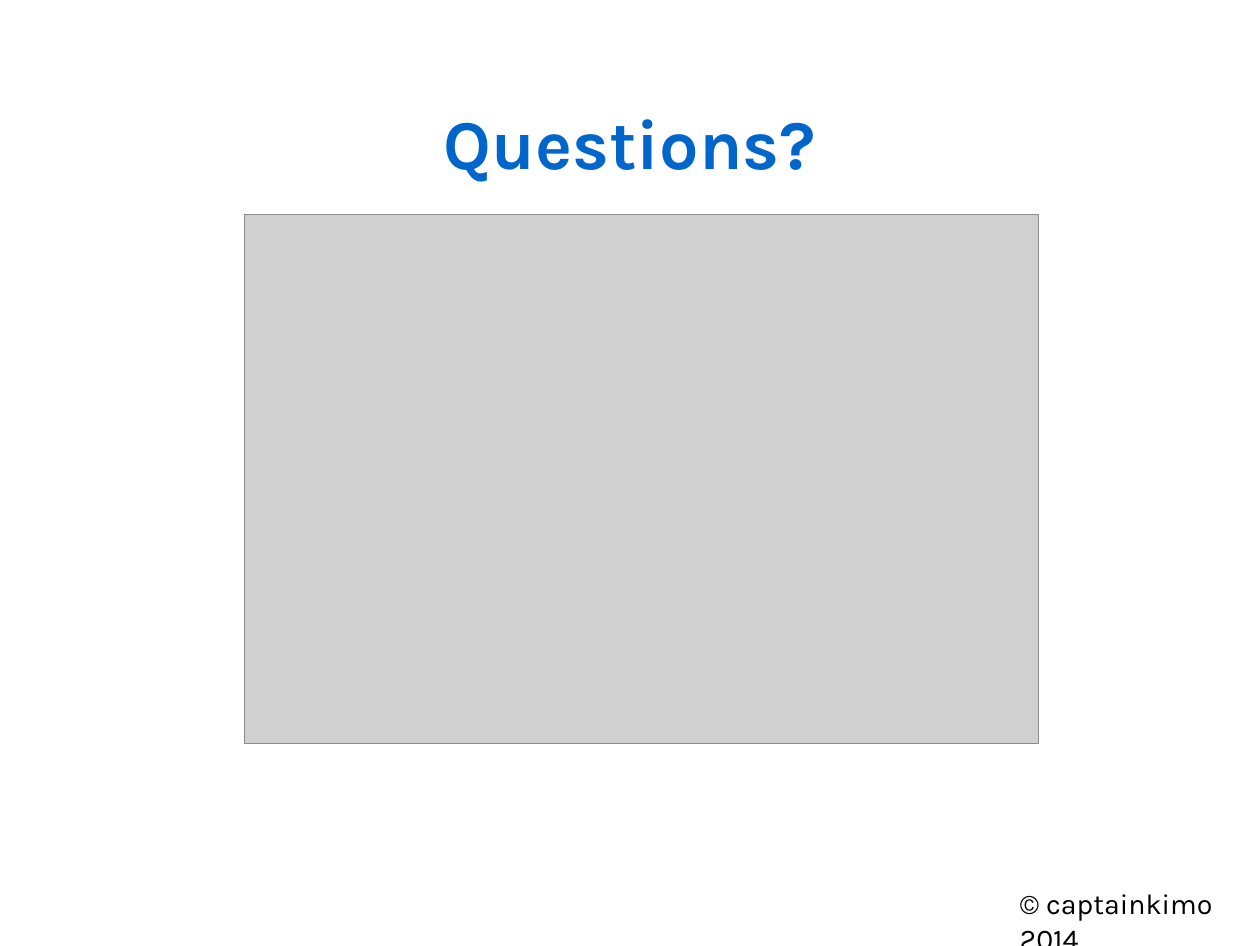
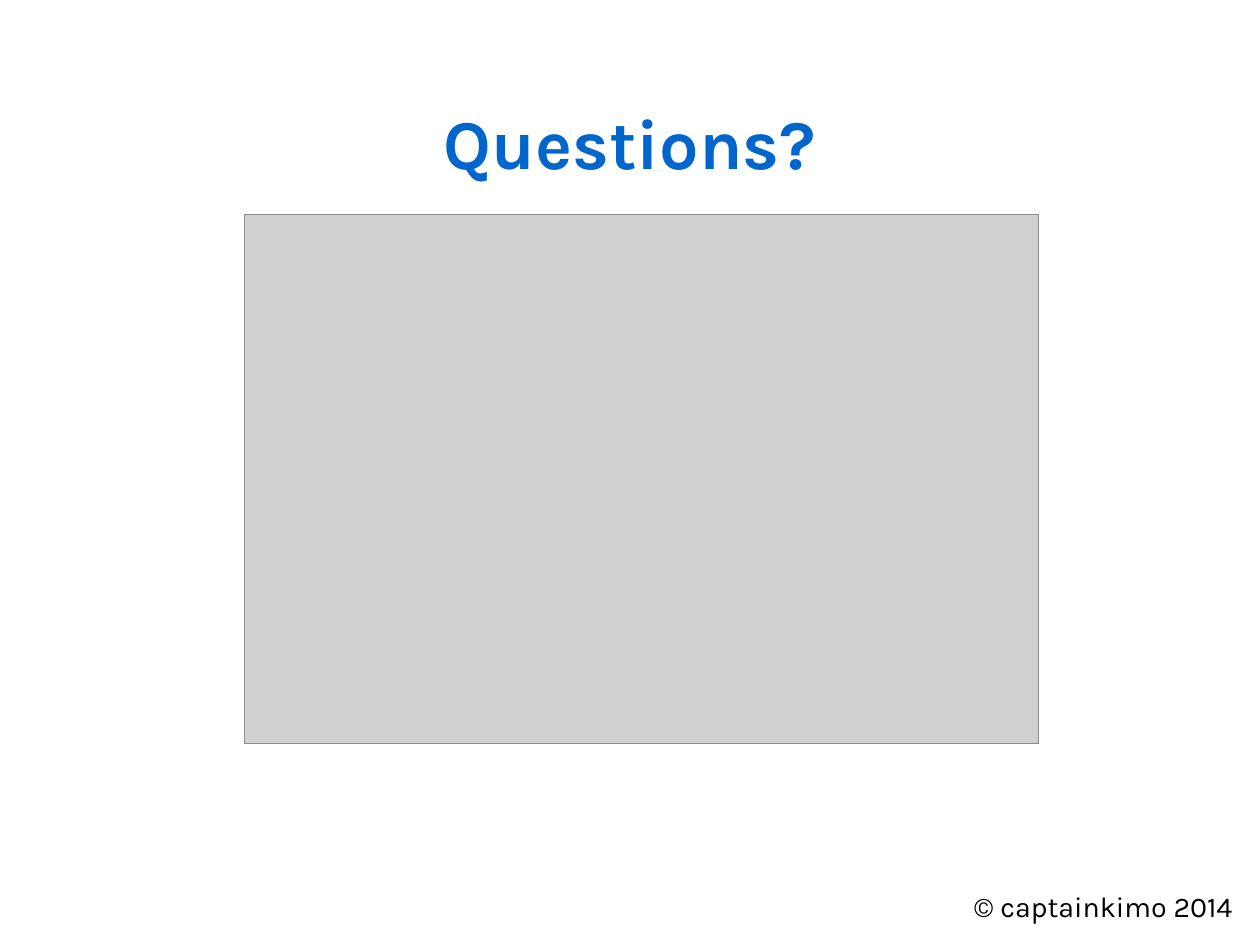
Before and after one commit to Rekyt/lynchlabpresentation2014, a slide deck: slide 15 of LabMeetingPresentation.odp. Drawn at 1260x946 pixels with LibreOffice and Linux fonts; fonts in the diff are those of the drawing; grey boxes stand for pictures. Boxes give left, top, right and bottom in pixels: in the first picture for what was removed or moved away, otherwise in the second. Text is boxed around its words. In the diff, an @@ line names an element or a change of style, - is before the commit and + after.

```diff
--- a/LabMeetingPresentation.odp
+++ b/LabMeetingPresentation.odp
@@ text "© captainkimo 2014" rewrapped from (1046,894,1212,921) to (1000,897,1233,924) @@
```
Also in this commit, not shown: 2 other slides changed, 2 slides added, 2 slides removed.
